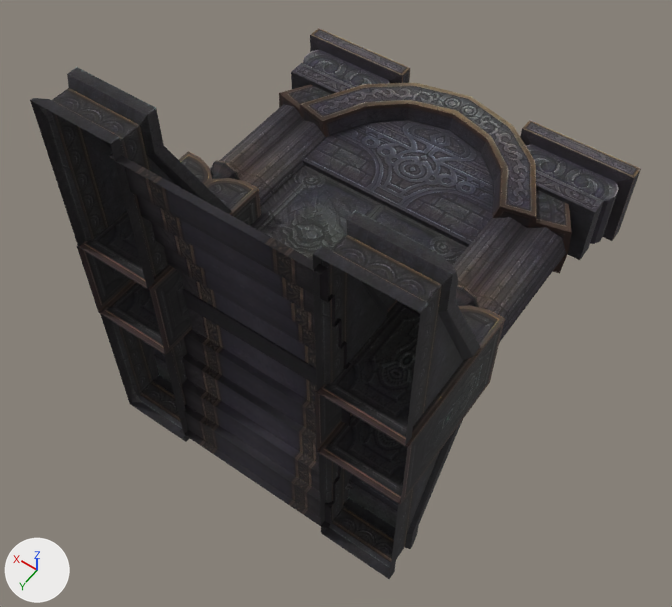
The OBJ model sceneobjs/huodong_fuben_651/huodong_fuben_652_pingtai01_men02_01.obj as it was, and as the next commit left it.
Camera for both pictures: a 50 mm lens placed at (-725.0, 622.0, 1319.0), pointed at (-88.0, -270.0, -83.0). Arrows for +X, +Y and +Z are at lower left; the lights stay in place. Where no turn or scale is listed for an object, it has been applied to the vertices. Vertices at the same position are counted once.

The first picture shows 'huodong_fuben_652_pingtai01_men02_01'.
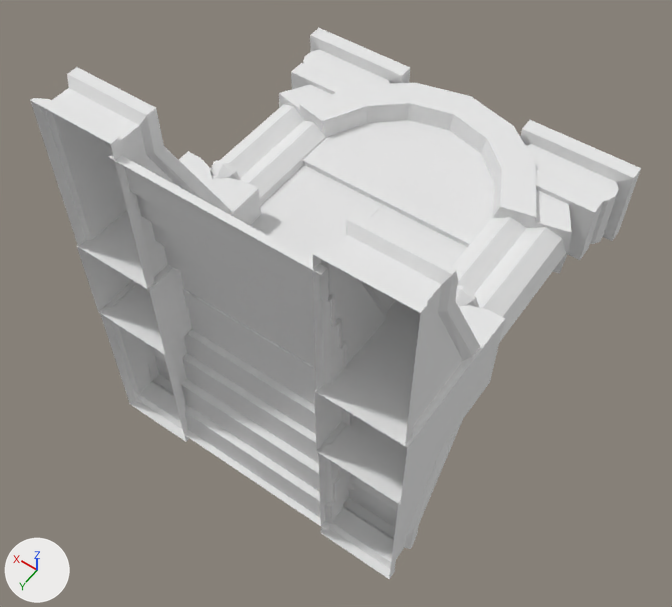
The change, as a list of edits to the scene's bpy script:
```text
Add mat_material_2_1:
    mat_material_2_1 = principled_material('material_2')
    mat_material_2_1.base_color = (0.8, 0.8, 0.8)  # white #e7e7e7
    mat_material_2_1.roughness = 1.0
Add mat_material_1_1:
    mat_material_1_1 = principled_material('material_1')
    mat_material_1_1.base_color = (0.8, 0.8, 0.8)  # white #e7e7e7
    mat_material_1_1.roughness = 1.0
Add mat_material_3_1:
    mat_material_3_1 = principled_material('material_3')
    mat_material_3_1.base_color = (0.8, 0.8, 0.8)  # white #e7e7e7
    mat_material_3_1.roughness = 1.0
Change me_huodong_fuben_652_pingtai01_men02_01:
    where me_huodong_fuben_652_pingtai01_men02_01.from_pydata(...)  # 743 vertices, 1220 faces; spans x -446.0..308.0, y -777.0..3.0, z -421.0..421.0
    used by ob_huodong_fuben_652_pingtai01_men02_01; location = (0.0, 0.0, 0.0)
    me_huodong_fuben_652_pingtai01_men02_01 part 1: all 638 faces that had it switch from mat_material_2 (picture img_huodong_fuben_652_pingtai01_men02_02_png) to mat_material_2_1 (white #e7e7e7)
    me_huodong_fuben_652_pingtai01_men02_01 part 2: all 560 faces that had it switch from mat_material_1 (picture img_huodong_fuben_652_pingtai01_men02_01_png) to mat_material_1_1 (white #e7e7e7)
    me_huodong_fuben_652_pingtai01_men02_01 part 3: all 22 faces that had it switch from mat_material_3 (picture img_huodong_fuben_652_pingtai01_po_png) to mat_material_3_1 (white #e7e7e7)
```

What differs and where, as boxes (x1, y1, x2, y2) in the pictures (672 x 607 px):
part 1 of me_huodong_fuben_652_pingtai01_men02_01, recoloured (black to white): (30, 67, 505, 579) in both
part 2 of me_huodong_fuben_652_pingtai01_men02_01, recoloured (black to white): (108, 28, 641, 530) in both
part 3 of me_huodong_fuben_652_pingtai01_men02_01, recoloured (black to grey): (38, 105, 354, 490) in both
